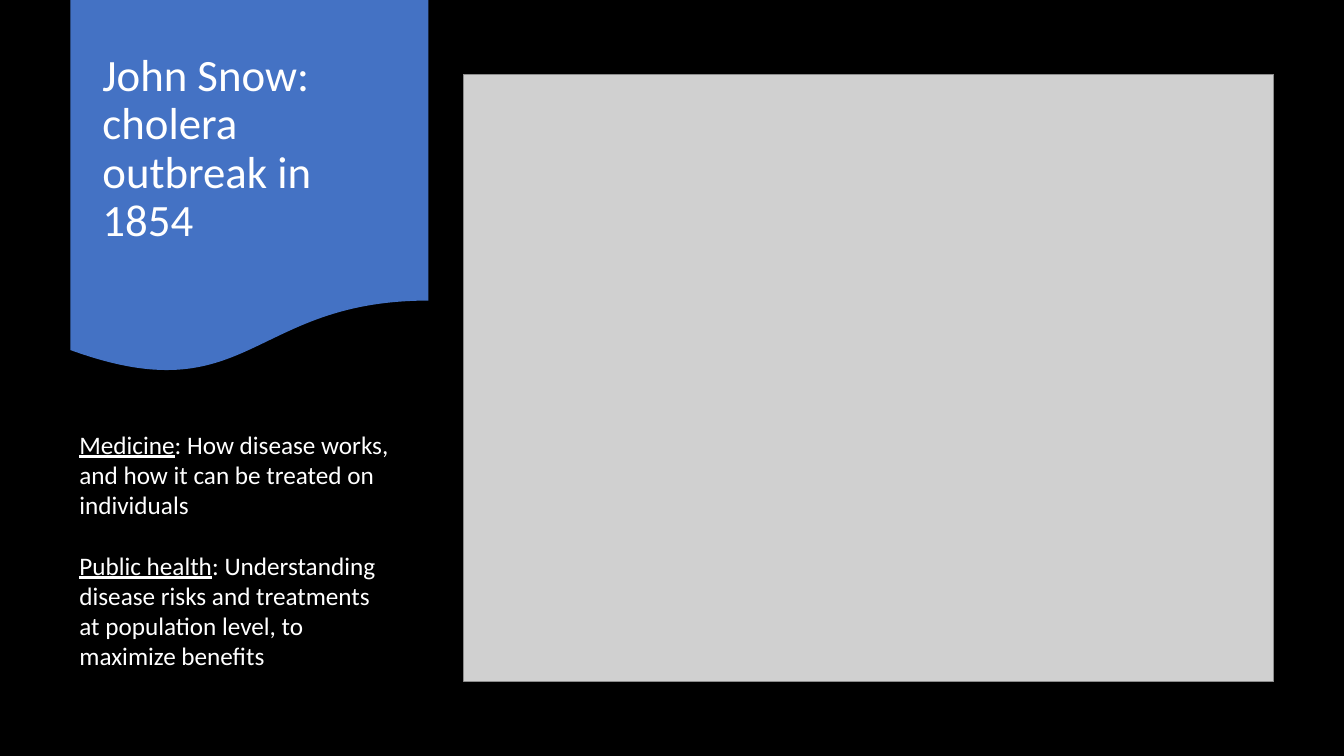
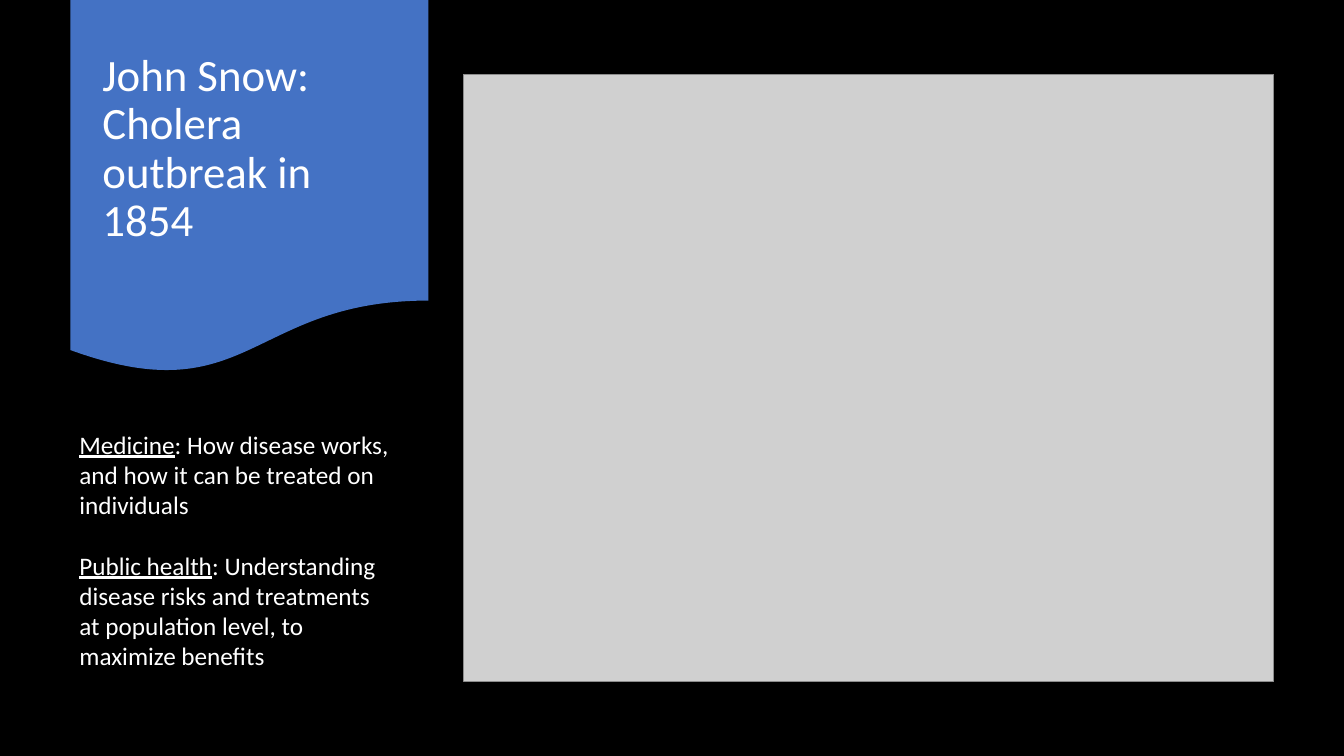
Before and after one commit to mwhicks1/mhicks-www, a slide deck: slide 13 of static/courses/cis-7000-fall2025/downloads/ESPH-cph.pptx (slide 12 before the commit). Drawn at 1344x756 pixels with LibreOffice and Linux fonts; fonts in the diff are those of the drawing; grey boxes stand for pictures. Boxes give left, top, right and bottom in pixels: in the first picture for what was removed or moved away, otherwise in the second. Text is boxed around its words. In the diff, an @@ line names an element or a change of style, - is before the commit and + after.

Commit message:
slides tweak

```diff
--- a/static/courses/cis-7000-fall2025/downloads/ESPH-cph.pptx
+++ b/static/courses/cis-7000-fall2025/downloads/ESPH-cph.pptx
@@ title at [102,60,311,237]: text changed @@
-John Snow: cholera outbreak in 1854
+John Snow: Cholera outbreak in 1854
```
Also in this commit, not shown: 1 other slide changed, 1 slide added, 1 other file.
